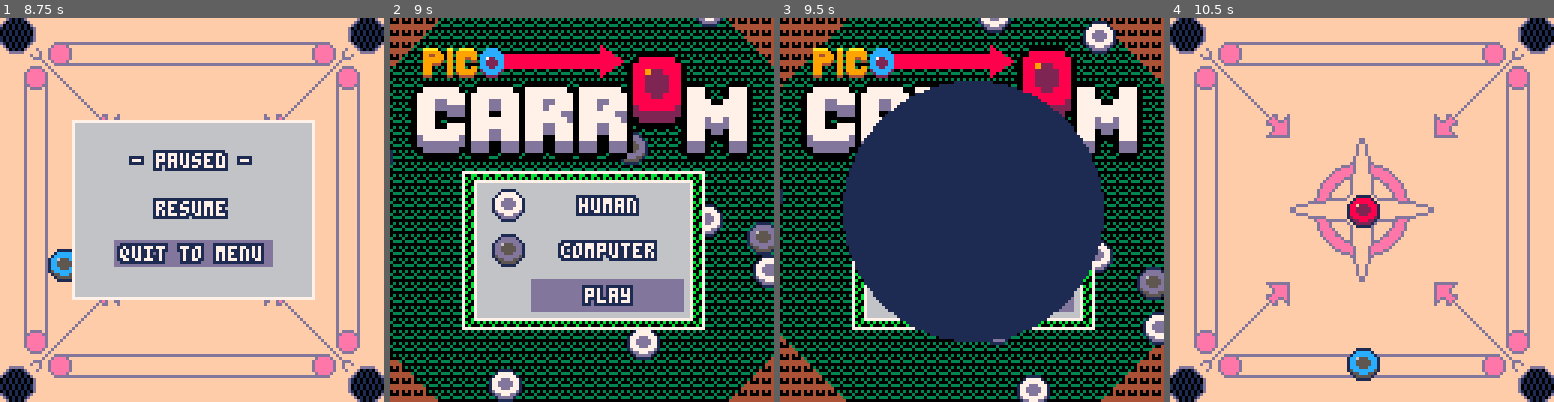
Above: before the commit, frames 1-4 (left to right).
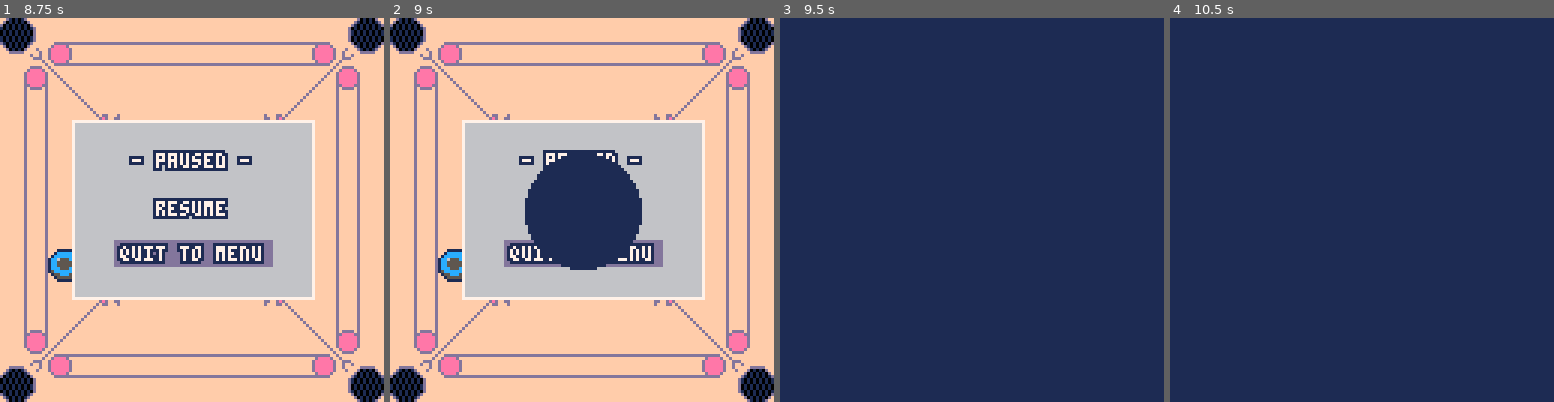
Above: after the commit, the same moments.

Repository: emonizaz3/carrom_pico8
Game: PICO-8 cartridge carrom-0.4v.p8
Same seed, same stepped clock (60 frames per second), same inputs: the game is played once before the commit and once after it.
Inputs:
- Up to frame 1 (8.75 s): tap X (X key) at 0.33, 1.07, 1.85, 2.97, 4.08, 5.2, 6.32, 7.43, 8.55 s; tap O (Z key) at 0.7, 1.7, 2.1, 2.5, 2.9, 3.3, 3.7, 4.1, 4.5, 4.9, 5.3, 5.7, 6.1, 6.5, 6.9, 7.3, 7.7, 8.1, 8.5 s; hold Right 1.6-2.1 s; hold Up 2.15-2.42 s; hold Right 2.47-3.03 s; hold Left 3.08-3.58 s; hold Down 3.63-3.97 s; hold Right 4.02-4.68 s; hold Up 4.73-5.03 s; hold Left 5.08-5.68 s; hold Down 5.73-6.03 s; hold Right 6.08-6.58 s; hold Right 6.63-7.13 s; hold Up 7.18-7.45 s; hold Right 7.5-8.07 s; hold Left 8.12-8.62 s; hold Down from 8.67 s (still down)
- Up to frame 2 (9 s): keep holding Down; tap O (Z key) at 8.9 s
- Up to frame 3 (9.5 s): release Down at 9 s; hold Right from 9.05 s (still down); tap O (Z key) at 9.3 s
- Up to frame 4 (10.5 s): tap X (X key) at 9.67 s; tap O (Z key) at 9.7, 10.1 s; release Right at 9.72 s; hold Up 9.77-10.07 s; hold Left from 10.12 s (still down)

Frame 1 is identical in both runs. In frame 2, 90% of the frame differs, in the area x 0-100%, y 0-100%; in frame 3, 63%; in frame 4, 98%.

Commit message:
add game mode and transition handling for menu state

Diff:
--- a/carrom-0.4v.p8
+++ b/carrom-0.4v.p8
@@ -7,6 +7,7 @@
 	menu_selection = 3 -- 1: p1, 2: p2, 3: play
 	p1_type = "human"
     p2_type = "computer"
+	game_mode = "classic"
 	stars = {}
 	for i=1,9 do
 		stars[i] = {
@@ -25,6 +26,8 @@
 		menu_update()
 	elseif game_state == "transition_to_game" then
 		transition_to_game_update()
+	elseif game_state == "transition_to_menu" then
+		transition_to_menu_update()
 	elseif game_state == "game" then
 		game_update()
 	elseif game_state == "paused" then
@@ -41,6 +44,8 @@
 		menu_draw()
 	elseif game_state == "transition_to_game" then
 		transition_to_game_draw()
+	elseif game_state == "transition_to_menu" then
+		transition_to_menu_draw()
 	elseif game_state == "game" then
 		game_draw()
 	elseif game_state == "paused" then
@@ -236,6 +241,7 @@
 	if btnp(🅾️) then
 		if menu_selection == 3 then
 			game_init() -- Reset board
+			play_transition.reset()
 			game_state = "transition_to_game"
 			play_transition_timer = 0
 			sfx(1) -- start sound
@@ -368,7 +374,8 @@
 		if pause_selection == 1 then -- Resume
 			game_state = "game"
 		elseif pause_selection == 2 then -- Quit to Menu
-			game_state = "menu"
+			play_transition.reset()
+			game_state = "transition_to_menu"
 		end
 		sfx(1)
 	end
@@ -477,6 +484,13 @@
         radius=0,max_radius=128,expand_speed=120,contract_speed=120,
         wait_timer=0,wait_duration=0}
     local self={}
+    function self.reset()
+        s.t=0
+        s.phase="expanding"
+        s.radius=0
+        s.wait_timer=0
+    end
+    self.reset()
     function self.update()
         local dt=1/30
         if s.phase=="expanding" then
@@ -518,6 +532,21 @@
 		cls(13)
         map(0,0,0,0,16,16)
 		for h in all(holes) do draw_hole(h) end
+    end
+    play_transition.draw()
+end
+
+function transition_to_menu_update()
+    if play_transition.update() then
+        game_state = "menu"
+        pause_selection = 1
+    end
+end
+
+function transition_to_menu_draw()
+    local current_phase = play_transition.get_phase()
+    if current_phase == "contracting" then
+        menu_draw()
     end
     play_transition.draw()
 end
